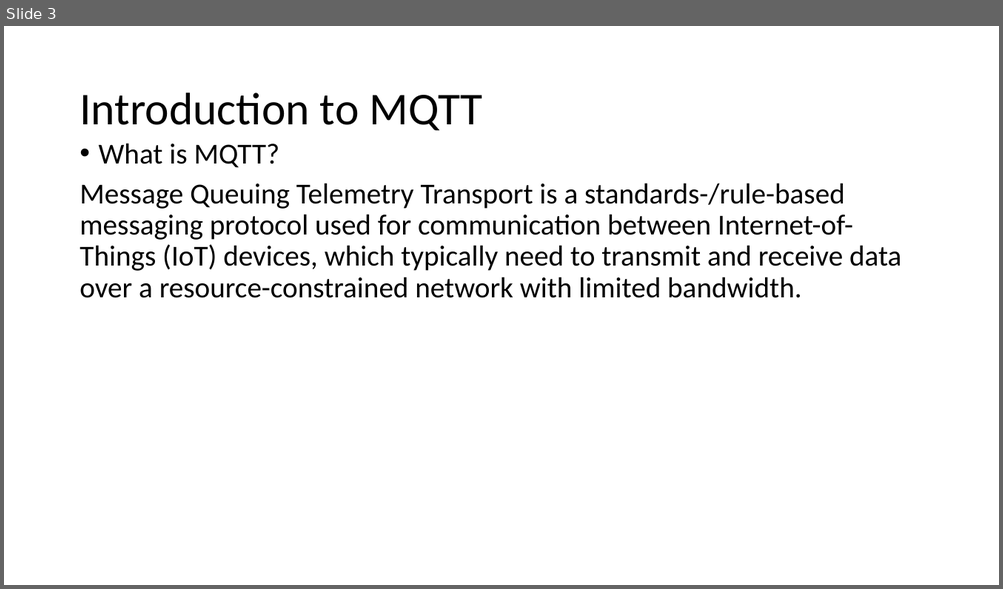
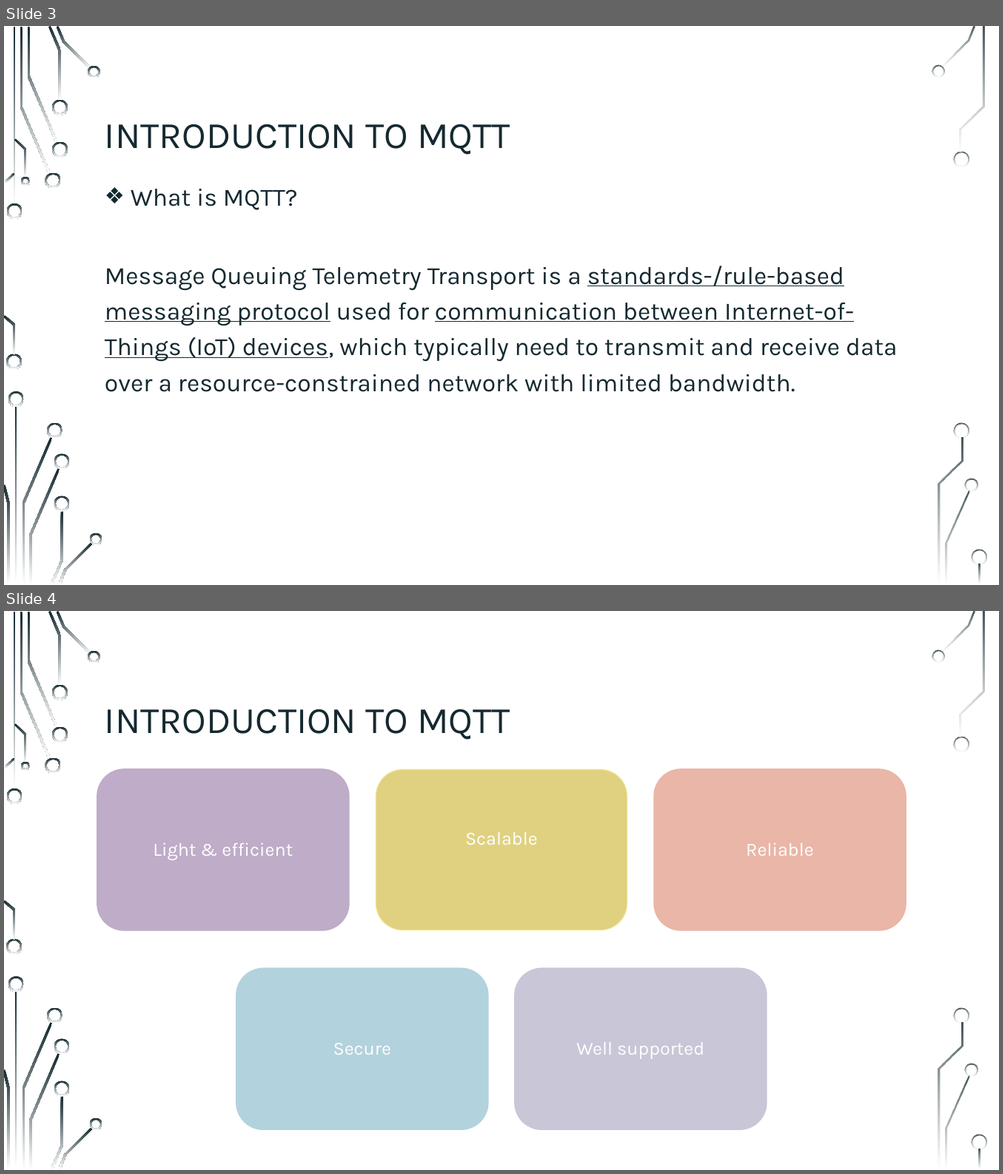
Before and after one commit to sebivenlo/ESD-2023-MQTT, a slide deck: Presentation/Jonas MQTT.pptx. Shown one above the other, each under a label of ours: slide 3 before the commit, slides 3 and 4 after it. The pictures are 1003x589 and 1003x1174 pixels, drawn with LibreOffice and Linux fonts; fonts in the diff are those of the drawing; background and template pictures are left out. Boxes give left, top, right and bottom in pixels: in the first picture for what was removed or moved away, otherwise in the second. Text is boxed around its words. In the diff, an @@ line names an element or a change of style, - is before the commit and + after.

```diff
--- a/Presentation/Jonas MQTT.pptx
+++ b/Presentation/Jonas MQTT.pptx
@@ slide 4 added at [4,611,999,1170], background picture (left out); not listed: 36 template elements that a slide beside it also shows @@
@@ title added at [105,709,510,740], 36 pt, text #152930 @@
+INTRODUCTION TO MQTT
@@ rounded rectangle added at [97,769,349,931], fill #BFACC8, outline #BFACC8 1.25 pt, 18 pt, text #FFFFFF @@
+Light & efficient
@@ rounded rectangle added at [375,769,627,931], fill #C0A500 at 50% opacity, outline #FFF3B0 1.25 pt, 18 pt, text #FFFFFF @@
+Scalable
@@ rounded rectangle added at [654,769,905,931], fill #E9B6A8, outline #E9B6A8 1.25 pt, 18 pt, text #FFFFFF @@
+Reliable
@@ rounded rectangle added at [236,969,487,1130], fill #B2D2DD, outline #B2D2DD 1.25 pt, 18 pt, text #FFFFFF @@
+Secure
@@ rounded rectangle added at [515,969,766,1130], fill #C8C6D7, outline #C8C6D7 1.25 pt, 18 pt, text #FFFFFF @@
+Well supported
@@ slide 3 changed as well @@
@@ title at [105,124,510,155]: text changed; size 44 to 36 pt; font Calibri to Karla; text colour #000000 to #152930 @@
-Introduction to MQTT
+INTRODUCTION TO MQTT
@@ text "What is MQTT?": place and size @@
-text "What is MQTT?" at [99,143,280,168]
+text "What is MQTT?" at [131,189,298,210]
@@ text "What is MQTT?" at [131,189,298,210]: size 28 to 24 pt, font Calibri to Karla, text colour #000000 to #152930; bullet • to ❖; line spacing 0.9 to 1.2 @@
@@ text "Message Queuing Telemetry Transport is ...": place and size @@
-text "Message Queuing Telemetry Transport is ..." at [79,183,901,298]
+text "Message Queuing Telemetry Transport is ..." at [105,266,897,392]
@@ text "Message Queuing Telemetry Transport is ..." at [105,266,897,392]: size 28 to 24 pt, font Calibri to Karla, text colour #000000 to #152930; underline on in "standards-/rule-based messaging protocol communication betwe ..."; line spacing 0.9 to 1.2 @@
@@ group added at [4,26,987,585]: 33 freeform shapes, 3 rectangles @@
```
Also in this commit, not shown: 8 other slides changed, 2 other slides added, 3 slides removed.
